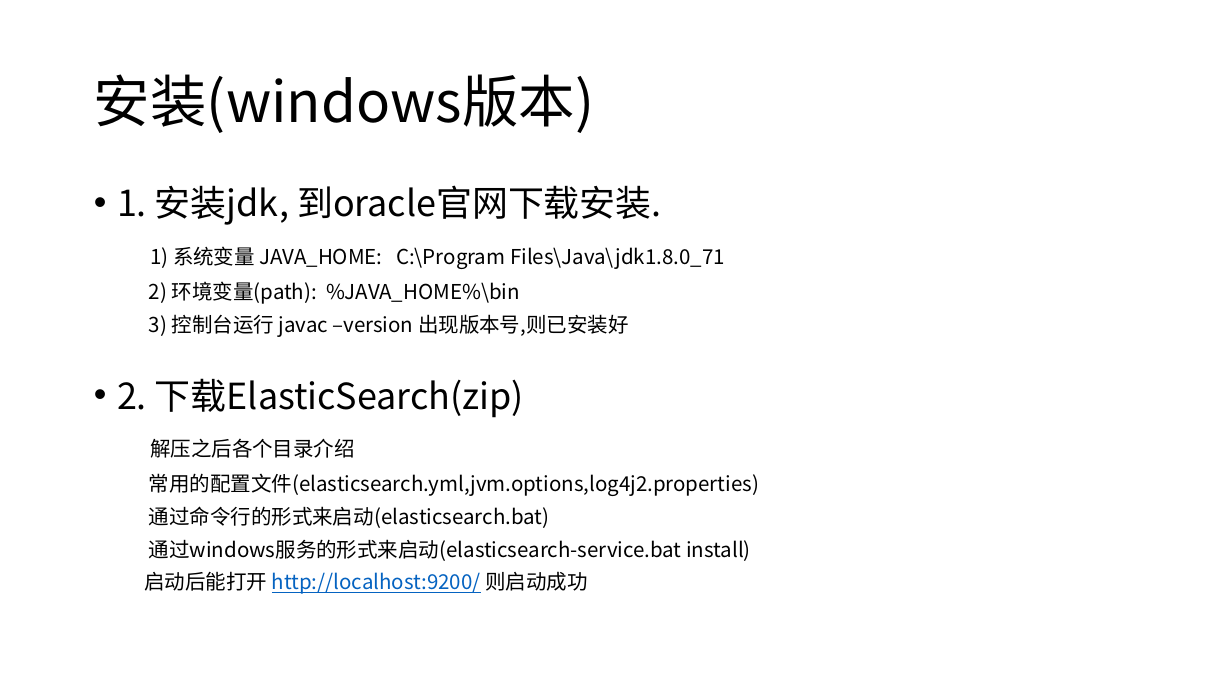
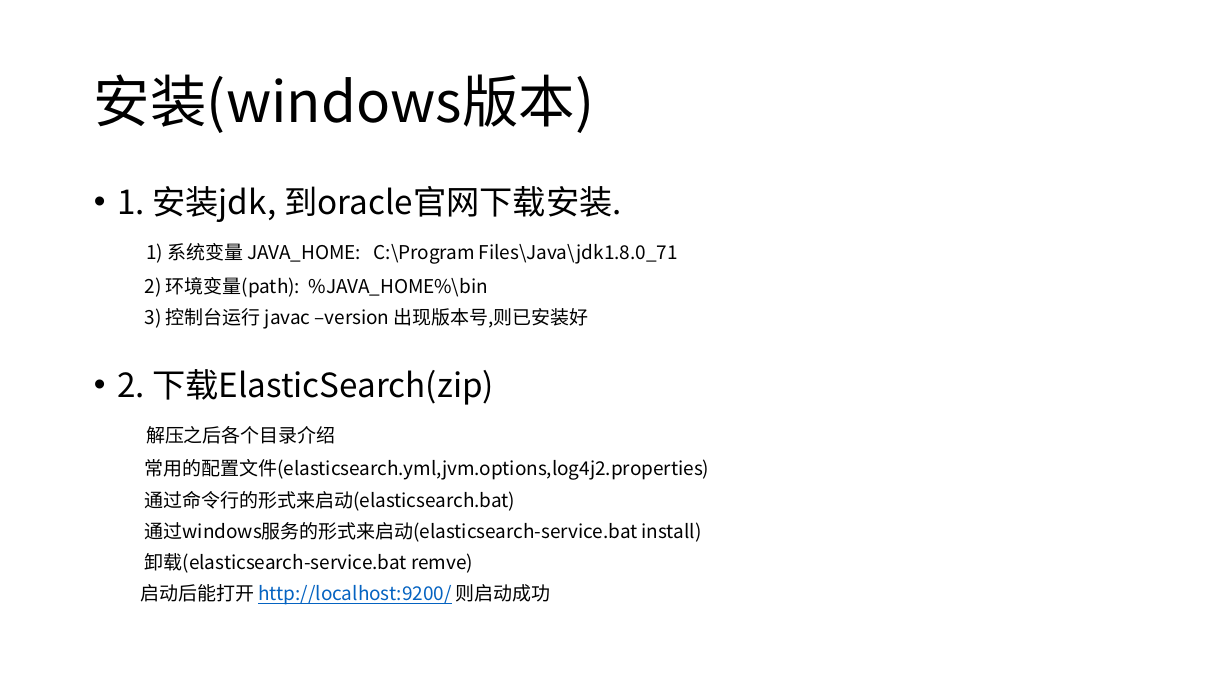
Before and after one commit to wangyang602117818/learning, a slide deck: slide 2 of elasticsearch/basic.pptx. Drawn at 1232x693 pixels with LibreOffice and Linux fonts; fonts in the diff are those of the drawing. Boxes give left, top, right and bottom in pixels: in the first picture for what was removed or moved away, otherwise in the second. Text is boxed around its words. In the diff, an @@ line names an element or a change of style, - is before the commit and + after.

```diff
--- a/elasticsearch/basic.pptx
+++ b/elasticsearch/basic.pptx
@@ text at (x1=117, y1=186, x2=710, y2=605): size 28 to 25.9 pt in "1. 安装jdk, 到oracle官网下载安装.", "2. 下载ElasticSearch(zip)"; size 16 to 14.8 pt in "1) 系统变量 JAVA_HOME: C:\Program Files\Java\jdk1.8.0_71", "2) 环境变量(path): %JAVA_HOME%\bin", "3) 控制台运行 javac –version 出现版本号,则已安装好", "解压之后各个目录介绍" and 4 more places @@
@@ text at (x1=145, y1=553, x2=473, y2=573): paragraph added @@
+卸载(elasticsearch-service.bat remve)
```
Also in this commit, not shown: 2 slides added, 1 slide removed, 1 other file.
